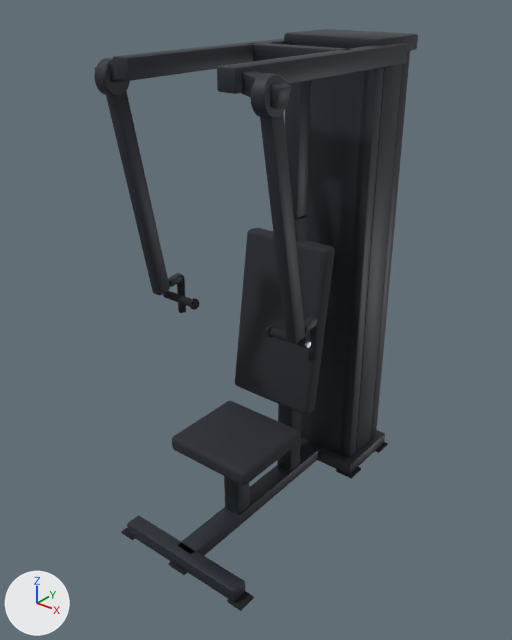
Before and after pictures for a commit that changed the glTF model exercise-motion/models/machines/chest-press-machine.glb.
One viewpoint serves both versions: a 50 mm camera at (1.59, -2.04, 2.16) aimed at (-0.06, 0.03, 0.88). The lights are fixed; the arrows at lower left show +X, +Y and +Z. The first picture is the older version. Where no turn or scale is listed for an object, it has been applied to the vertices.

The first picture shows 'arm_L.frame', 'arm_L.grip', 'arm_R.frame', 'arm_R.grip', 'frame.frame', 'frame.pad' and 3 more.
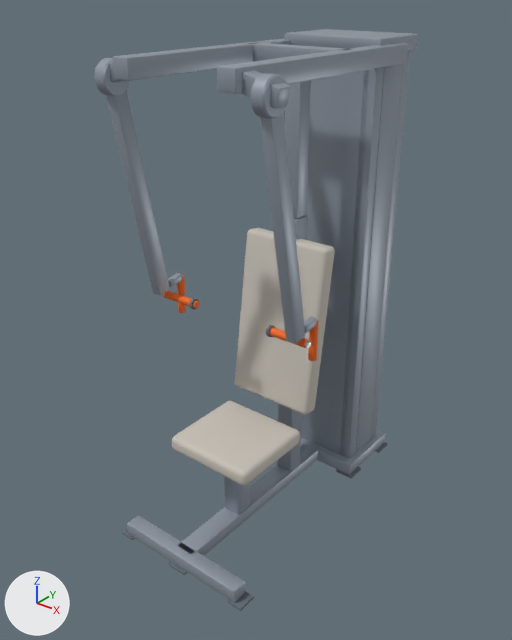
Location of each change, (x1, y1, x2, y2) in pixels of the pictures (512 x 640 px):
'frame.frame', recoloured (dark grey to grey): (95, 29, 418, 602) in both
'frame.pad', recoloured (black to light grey): (172, 228, 335, 485) in both
'arm_L.frame', recoloured (dark grey to grey): (250, 73, 317, 344) in both
'arm_R.frame', recoloured (dark grey to grey): (94, 58, 182, 295) in both
'arm_L.grip', recoloured (black to orange): (265, 320, 319, 361) in both
'arm_R.grip', recoloured (black to orange): (163, 275, 199, 313) in both

Edits to the bpy script that builds the scene:
```text
Change mat_mat_frame:
    mat_mat_frame.base_color: (0.0273, 0.0331, 0.0452) -> (0.319, 0.361, 0.423)  # dark grey #2e333c -> grey #99a2ae
Change mat_mat_grip:
    mat_mat_grip.base_color: (0.0103, 0.0123, 0.016) -> (0.888, 0.147, 0.0123)  # black #1a1d22 -> orange #f26b1d
Change mat_mat_pad:
    mat_mat_pad.base_color: (0.0168, 0.0203, 0.0284) -> (0.584, 0.546, 0.485)  # black #23272f -> light grey #c9c3b9
```
